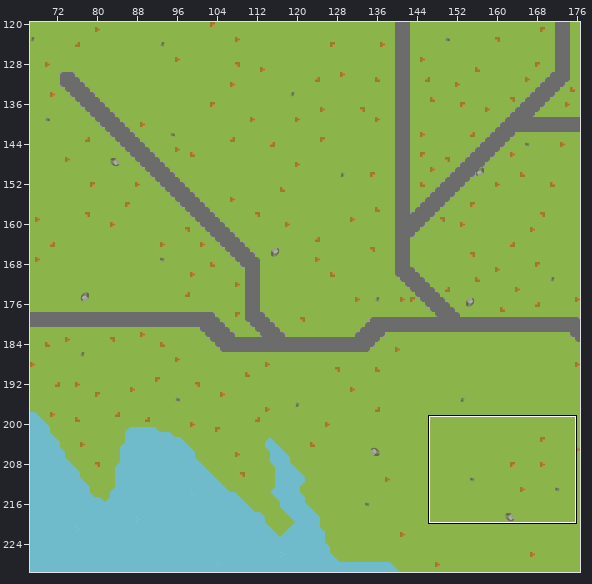
Two versions of a level (Tiled map, core/assets/tiles/map.tmx). The picture above shows the old version from afar; the outline marks the close-up.
Close-up. Before:
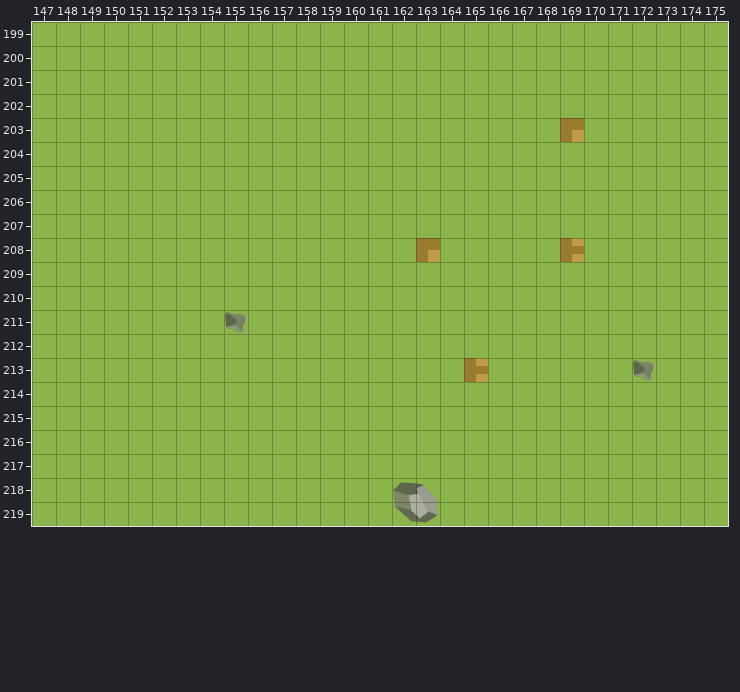
Cells are 32x32 px. Shown: x 147..175, y 199..219. The commit also changed other parts of the map, which this record leaves out. Tiles whose own drawing changed are shown in their newer look in all pictures.
Once edited:
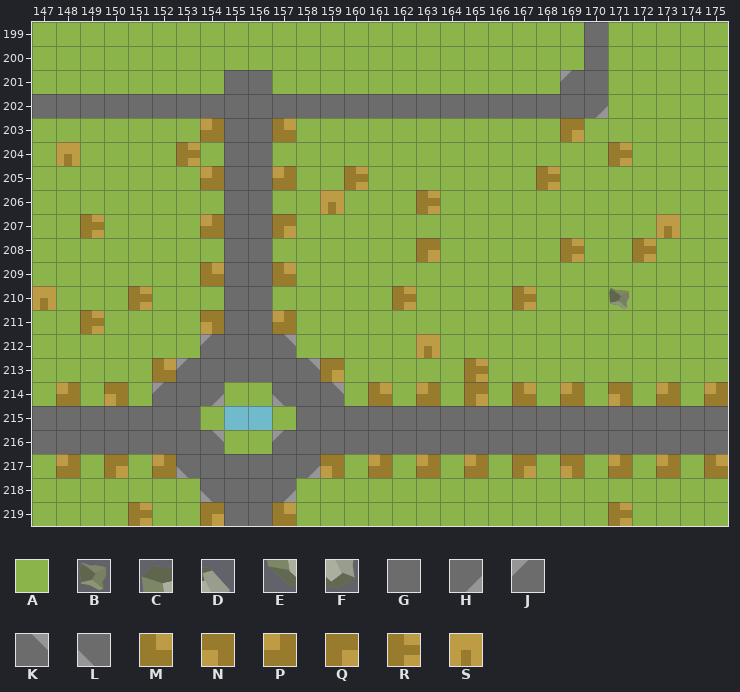
Key: from "tilemap": A 0, B 4 turned 180, C 5, D 6, E 7, F 8, G 32, H 33, J 33 turned 180, K 33 turned 270, L 33 turned 90, M 69, N 69 turned 180, P 69 turned 270, Q 69 turned 90, R 70, S 71.
_ is an empty cell.
Tiles of an added or newly shown layer are drawn over the layers below it.
The edit:
Layer "Grass":
Tile A is gone in row 215 at x 155 to 156.
Layer "Pathway":
Tile G now appears in rows 199 to 200 at x 170; in row 201 at x 155 to 156 and 170; in row 202 at x 147 to 169; in rows 203 to 212 at x 155 to 156; in row 213 at x 154 to 157; in row 214 at x 153 and 158.
Tile G now appears in rows 215 to 216 at x 147 to 153 and 158 to 175; in row 217 at x 154 to 157; in rows 218 to 219 at x 155 to 156.
Tile H now appears in row 202 at x 170; in row 214 at x 154; in row 217 at x 158; in row 218 at x 157.
Tile J now appears in row 201 at x 169; in row 212 at x 154; in row 213 at x 153; in row 214 at x 152; in row 216 at x 157.
Tile K now appears in row 212 at x 157; in row 213 at x 158; in row 214 at x 159; in row 216 at x 154.
Tile L now appears in row 214 at x 157; in row 217 at x 153; in row 218 at x 154.
Layer "Small Rocks":
Tile B now appears in row 210 at x 171.
Tile B is gone in row 211 at x 155; in row 213 at x 172.
Layer "Large Rocks":
Tile C is gone in row 218 at x 162.
Tile D is gone in row 218 at x 163.
Tile E is gone in row 219 at x 162.
Tile F is gone in row 219 at x 163.
Layer "Bushes":
Tile M now appears in row 203 at x 157; in row 209 at x 154 and 157; in row 213 at x 152; in row 214 at x 161 and 167; in row 217 at x 175; in row 219 at x 157.
Tile N now appears in row 211 at x 154; in row 214 at x 150 and 171; in row 217 at x 159 and 169.
Tile P now appears in row 203 at x 154; in row 205 at x 154 and 157; in row 207 at x 154; in row 211 at x 157; in row 214 at x 148, 163, 169, 173 and 175; in row 217 at x 148, 152, 161, 163, 165, 171 and 173.
Tile Q now appears in row 207 at x 157; in row 213 at x 159; in row 214 at x 165; in row 217 at x 150 and 167; in row 219 at x 154.
Layer "Red Flowers":
Tile R now appears in row 204 at x 153 and 171; in row 205 at x 160 and 168; in row 206 at x 163; in row 207 at x 149; in row 208 at x 172; in row 210 at x 151, 162 and 167.
Tile R now appears in row 211 at x 149; in row 219 at x 151 and 171.
Tile S now appears in row 204 at x 148; in row 206 at x 159; in row 210 at x 147; in row 212 at x 163.
Layer "White Flowers" (added):
Tile S now appears in row 207 at x 173.
Where, in picture pixels (left, top, right, bottom), the same in both close-ups:
changed: (32, 22, 728, 526)
